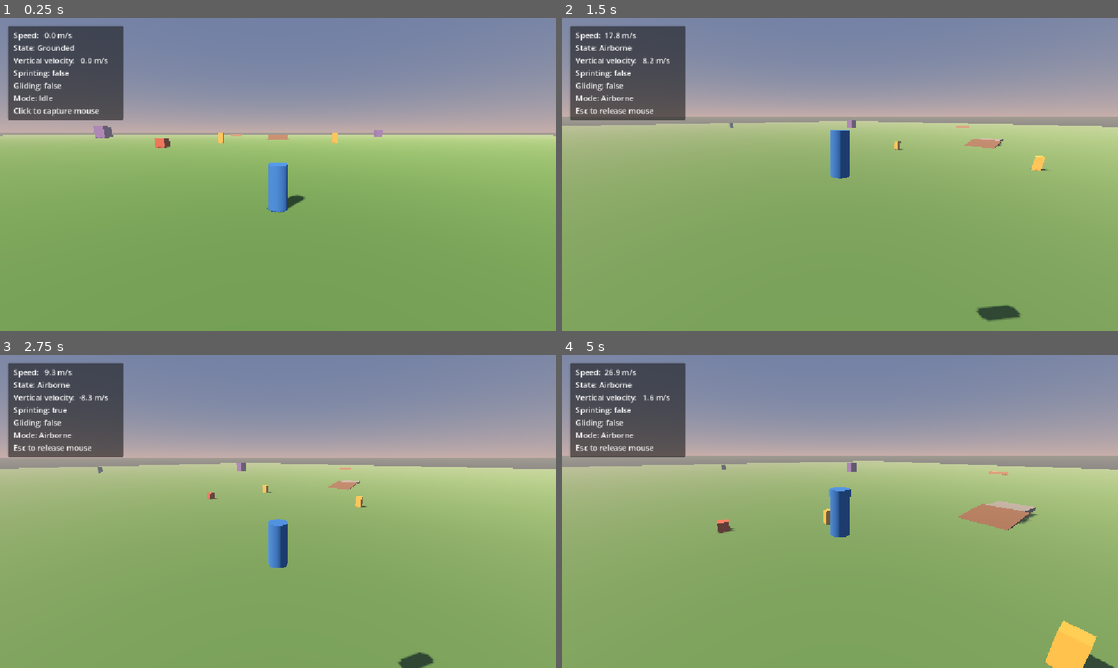
Above: before the commit, frames 1-4 (two rows, left to right).
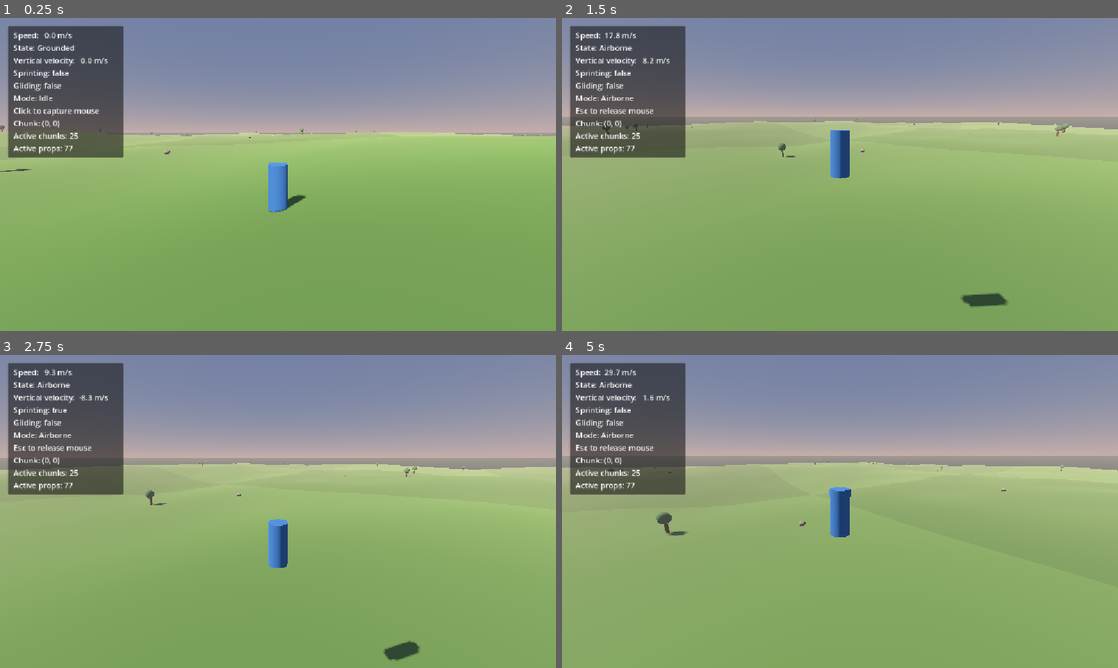
Above: after the commit, the same moments.

Repository: nimanimanima-rgb/DreamRunner
Game: Godot game, scene res://scenes/Game.tscn
Same seed, same stepped clock (60 frames per second), same inputs: the game is played once before the commit and once after it. Before the commit the project starts from res://scenes/main.tscn.
Inputs (mouse positions are in pixels of both pictures, inside the frame that each line leads up to):
- Up to frame 1 (0.25 s): no input
- Up to frame 2 (1.5 s): tap Enter at 0.5 s; move the mouse to (962, 158) at 0.52 s; hold D (move_right) 0.53-1.28 s; hold Shift (sprint) 0.53-1.28 s; click (962, 158) at 0.67 s; tap Space (jump) at 0.77 s; move the mouse to (812, 174) at 1.27 s; hold W (move_forward) from 1.28 s (still down); tap Shift (sprint) at 1.35 s; click (812, 174) at 1.42 s
- Up to frame 3 (2.75 s): keep holding W (move_forward); tap Space (jump) at 1.52 s; move the mouse to (289, 505) at 2.02 s; hold Shift (sprint) from 2.03 s (still down); click (289, 505) at 2.17 s
- Up to frame 4 (5 s): keep holding W (move_forward); move the mouse to (834, 517) at 2.77 s; release Shift (sprint) at 2.78 s; tap Shift (sprint) at 2.85, 4.35 s; click (834, 517) at 2.92 s; tap Space (jump) at 3.02, 3.77, 4.52 s; move the mouse to (878, 514) at 3.52 s; hold Shift (sprint) 3.53-4.28 s; click (878, 514) at 3.67 s; move the mouse to (795, 508) at 4.27 s; click (795, 508) at 4.42 s

The runs differ from the first frame. In frame 1, 3.3% of the frame differs, in the area x 0-100%, y 32-63%; in frame 2, 3.7%; in frame 3, 3.6%; in frame 4, 5.0%, in the area x 0-100%, y 4-100%.

Commit message:
Promote procedural world to main game scene

Diff:
--- a/project.godot
+++ b/project.godot
@@ -11,7 +11,7 @@
 [application]
 
 config/name="DreamRunner"
-run/main_scene="uid://djsdacvhdtxjw"
+run/main_scene="res://scenes/Game.tscn"
 config/features=PackedStringArray("4.7", "GL Compatibility")
 config/icon="res://icon.svg"
 
--- /dev/null
+++ b/scenes/Game.tscn
@@ -0,0 +1,114 @@
+[gd_scene format=3]
+
+[ext_resource type="Script" uid="uid://bile5wvaam3yq" path="res://scripts/player_controller.gd" id="1_player"]
+[ext_resource type="Script" uid="uid://c3d0yp7lwq8fe" path="res://scripts/terrain_chunk_manager.gd" id="2_terrain"]
+[ext_resource type="Script" uid="uid://bnv4pyccmhbrw" path="res://scripts/debug_hud.gd" id="3_hud"]
+
+[sub_resource type="StandardMaterial3D" id="PlayerMaterial"]
+albedo_color = Color(0.18, 0.42, 0.68, 1)
+roughness = 0.8
+
+[sub_resource type="CylinderMesh" id="PlayerMesh"]
+top_radius = 0.4
+bottom_radius = 0.4
+height = 1.8
+
+[sub_resource type="CapsuleShape3D" id="PlayerShape"]
+radius = 0.4
+height = 1.8
+
+[sub_resource type="ProceduralSkyMaterial" id="SkyMaterial"]
+sky_top_color = Color(0.24, 0.42, 0.66, 1)
+sky_horizon_color = Color(0.84, 0.72, 0.69, 1)
+sky_curve = 0.12
+ground_bottom_color = Color(0.16, 0.2, 0.23, 1)
+ground_horizon_color = Color(0.62, 0.61, 0.55, 1)
+ground_curve = 0.08
+
+[sub_resource type="Sky" id="Sky"]
+sky_material = SubResource("SkyMaterial")
+
+[sub_resource type="Environment" id="Environment"]
+background_mode = 2
+sky = SubResource("Sky")
+ambient_light_source = 2
+ambient_light_color = Color(0.66, 0.72, 0.82, 1)
+ambient_light_energy = 0.55
+fog_enabled = true
+fog_light_color = Color(0.76, 0.71, 0.72, 1)
+fog_light_energy = 0.7
+fog_density = 0.0018
+fog_sky_affect = 0.35
+
+[node name="Game" type="Node3D"]
+
+[node name="Player" type="CharacterBody3D" parent="."]
+script = ExtResource("1_player")
+
+[node name="BodyMesh" type="MeshInstance3D" parent="Player"]
+transform = Transform3D(1, 0, 0, 0, 1, 0, 0, 0, 1, 0, 0.9, 0)
+material_override = SubResource("PlayerMaterial")
+mesh = SubResource("PlayerMesh")
+
+[node name="PlayerCollision" type="CollisionShape3D" parent="Player"]
+transform = Transform3D(1, 0, 0, 0, 1, 0, 0, 0, 1, 0, 0.9, 0)
+shape = SubResource("PlayerShape")
+
+[node name="CameraPivot" type="Node3D" parent="Player"]
+transform = Transform3D(1, 0, 0, 0, 1, 0, 0, 0, 1, 0, 1.4, 0)
+
+[node name="SpringArm3D" type="SpringArm3D" parent="Player/CameraPivot"]
+spring_length = 7.5
+margin = 0.1
+
+[node name="Camera3D" type="Camera3D" parent="Player/CameraPivot/SpringArm3D"]
+current = true
+fov = 78.0
+
+[node name="TerrainManager" type="Node3D" parent="."]
+script = ExtResource("2_terrain")
+player_path = NodePath("../Player")
+
+[node name="DirectionalLight3D" type="DirectionalLight3D" parent="."]
+transform = Transform3D(0.8191522, 0.40557957, -0.4055797, 0, 0.7071069, 0.70710665, 0.5735762, -0.5792279, 0.57922816, 0, 0, 0)
+light_color = Color(1, 0.82, 0.68, 1)
+light_energy = 1.15
+shadow_enabled = true
+directional_shadow_max_distance = 180.0
+
+[node name="WorldEnvironment" type="WorldEnvironment" parent="."]
+environment = SubResource("Environment")
+
+[node name="DebugHUD" type="CanvasLayer" parent="."]
+script = ExtResource("3_hud")
+player_path = NodePath("../Player")
+terrain_manager_path = NodePath("../TerrainManager")
+
+[node name="MarginContainer" type="MarginContainer" parent="DebugHUD"]
+offset_left = 16.0
+offset_top = 16.0
+offset_right = 256.0
+offset_bottom = 268.0
+
+[node name="PanelContainer" type="PanelContainer" parent="DebugHUD/MarginContainer"]
+layout_mode = 2
+
+[node name="MarginContainer" type="MarginContainer" parent="DebugHUD/MarginContainer/PanelContainer"]
+layout_mode = 2
+theme_override_constants/margin_left = 12
+theme_override_constants/margin_top = 8
+theme_override_constants/margin_right = 12
+theme_override_constants/margin_bottom = 8
+
+[node name="Readout" type="Label" parent="DebugHUD/MarginContainer/PanelContainer/MarginContainer"]
+layout_mode = 2
+text = "Speed: 0.0 m/s
+State: Airborne
+Vertical velocity: 0.0 m/s
+Sprinting: false
+Gliding: false
+Mode: Airborne
+Click to capture mouse
+Chunk: (0, 0)
+Active chunks: 25
+Active props: 0"
Not shown, changed: ROADMAP.md
